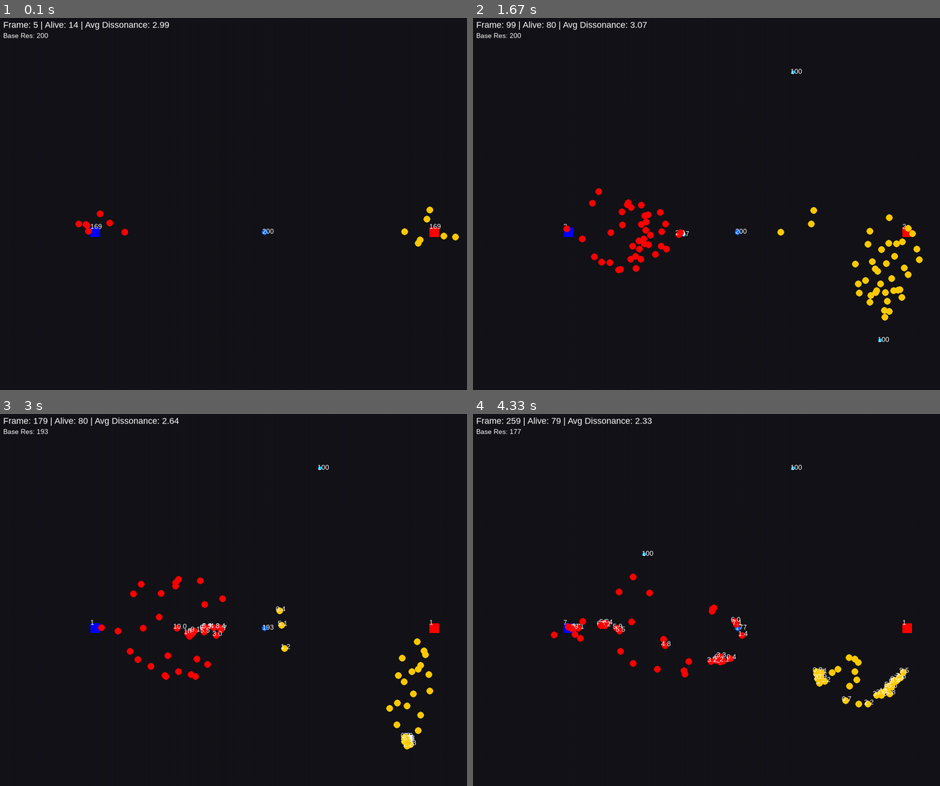
Above: before the commit, frames 1-4 (two rows, left to right).
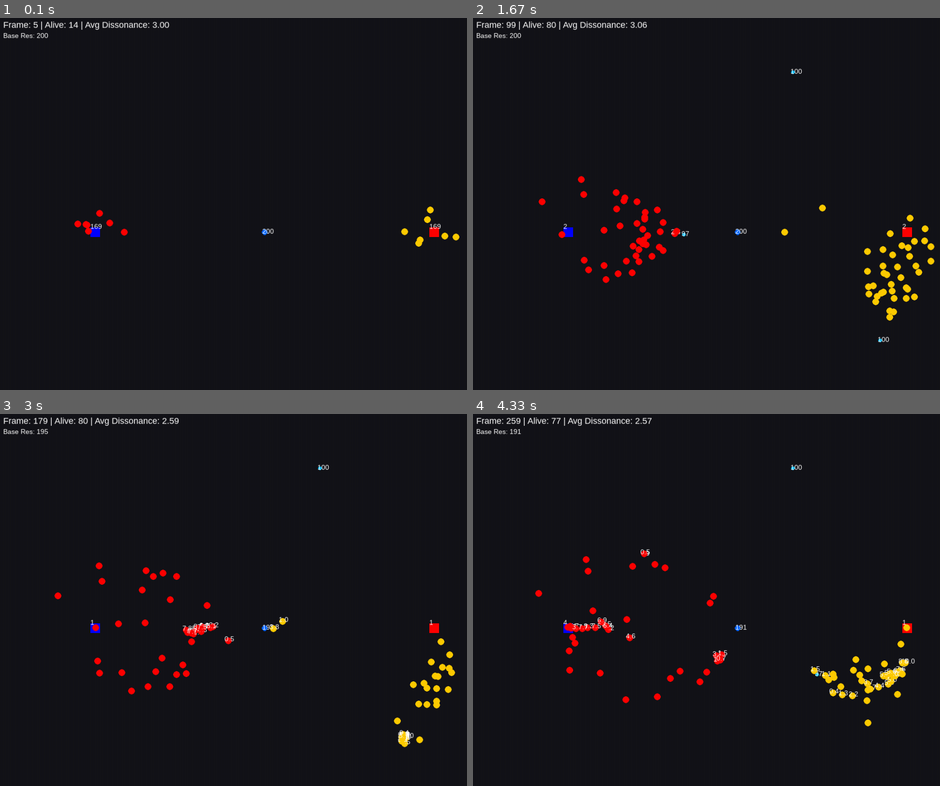
Above: after the commit, the same moments.

Repository: Christophe-RCC/manifeste-mrcc-conscience-dissonance-systeme
Game: pygame game, started from Code-python/Emergent_behavior_via_physics_V1_pygame.py
Two runs of this game, one before a commit and one after it. Both use one fixed random seed, a clock stepped at 60 frames per second and the inputs below.
Inputs:
- Up to frame 1 (0.1 s): no input
- Up to frame 2 (1.67 s): no input
- Up to frame 3 (3 s): no input
- Up to frame 4 (4.33 s): no input

The runs differ from the first frame. In frame 1, 0.1% of the frame differs, in the area x 15-99%, y 1-62%; in frame 2, 2.6%, in the area x 14-99%, y 1-82%; in frame 3, 2.4%; in frame 4, 2.6%.

Commit message:
Update Emergent_behavior_via_physics_V1_pygame.py
got rid of attraction_stiffness (changed to 0.0), agents don't seem to need it anymore now that the speed limit is fixed at 50

Diff:
--- a/Code-python/Emergent_behavior_via_physics_V1_pygame.py
+++ b/Code-python/Emergent_behavior_via_physics_V1_pygame.py
@@ -50,7 +50,7 @@
 SIGMOID_BETA = 5.0                # Pente de la sigmoïde (brusquerie de la transition d'état)
 STATE_ALPHA = 0.9                 # Facteur de lissage temporel (poids actuel vs passé)
 CENTER_X, CENTER_Y = 50.0, 50.0   # Coordonnées du centre d'attraction global de l'univers
-ATTRACTION_STIFFNESS = 0.03       # Raideur de la force d'attraction vers le centre
+ATTRACTION_STIFFNESS = 0.0       # Raideur de la force d'attraction vers le centre
 
 # Échelle pour l'affichage (1 unité monde = 10 pixels écran)
 SCALE = 10.0
